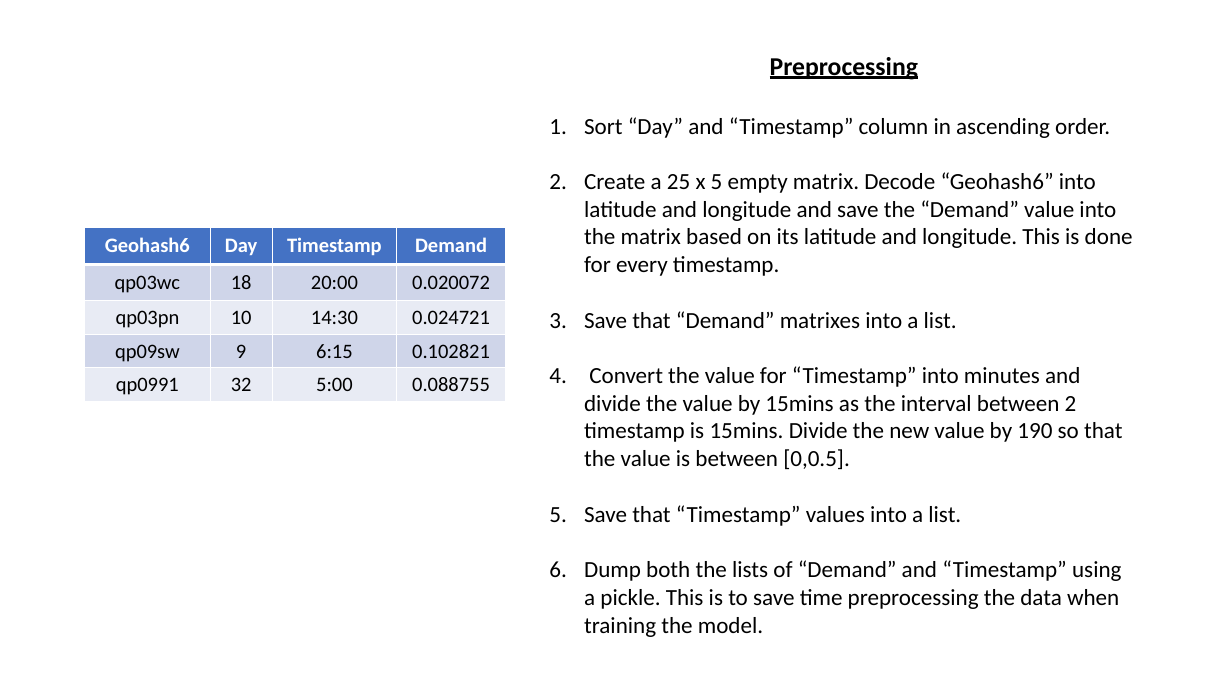
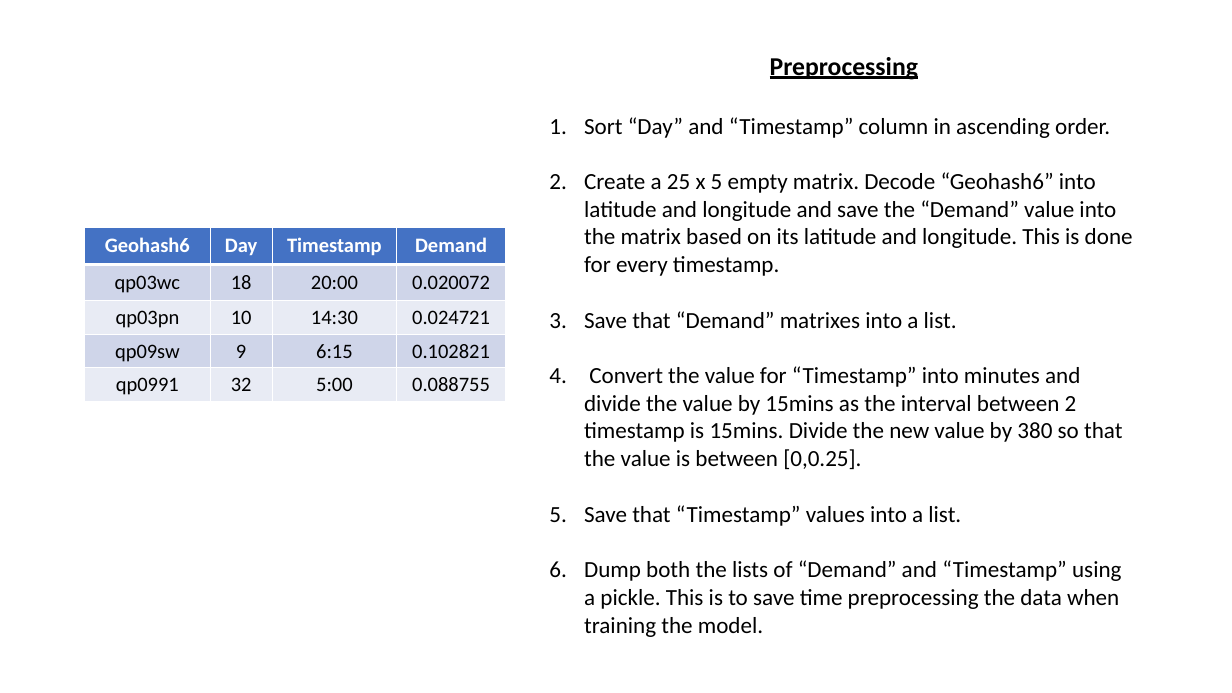
Before and after one commit to wonggw/Traffic_Management_grab, a slide deck: slide 1 of images/model_architecture.pptx. Drawn at 1232x693 pixels with LibreOffice and Linux fonts; fonts in the diff are those of the drawing. Boxes give left, top, right and bottom in pixels: in the first picture for what was removed or moved away, otherwise in the second. Text is boxed around its words. In the diff, an @@ line names an element or a change of style, - is before the commit and + after.

```diff
--- a/images/model_architecture.pptx
+++ b/images/model_architecture.pptx
@@ text at box(584, 366, 1122, 469): text changed @@
-4. Convert the value for “Timestamp” into minutes and divide the value by 15mins as the interval between 2 timestamp is 15mins. Divide the new value by 190 so that the value is between [0,0.5].
+4. Convert the value for “Timestamp” into minutes and divide the value by 15mins as the interval between 2 timestamp is 15mins. Divide the new value by 380 so that the value is between [0,0.25].
```
Also in this commit, not shown: 1 other slide changed, 12 other files.
